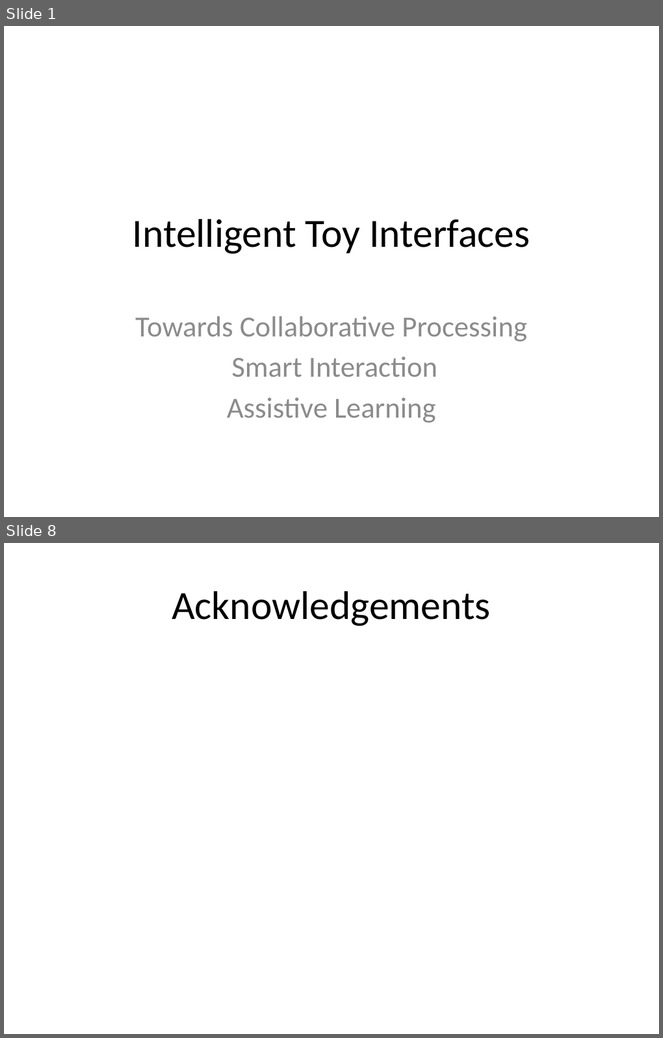
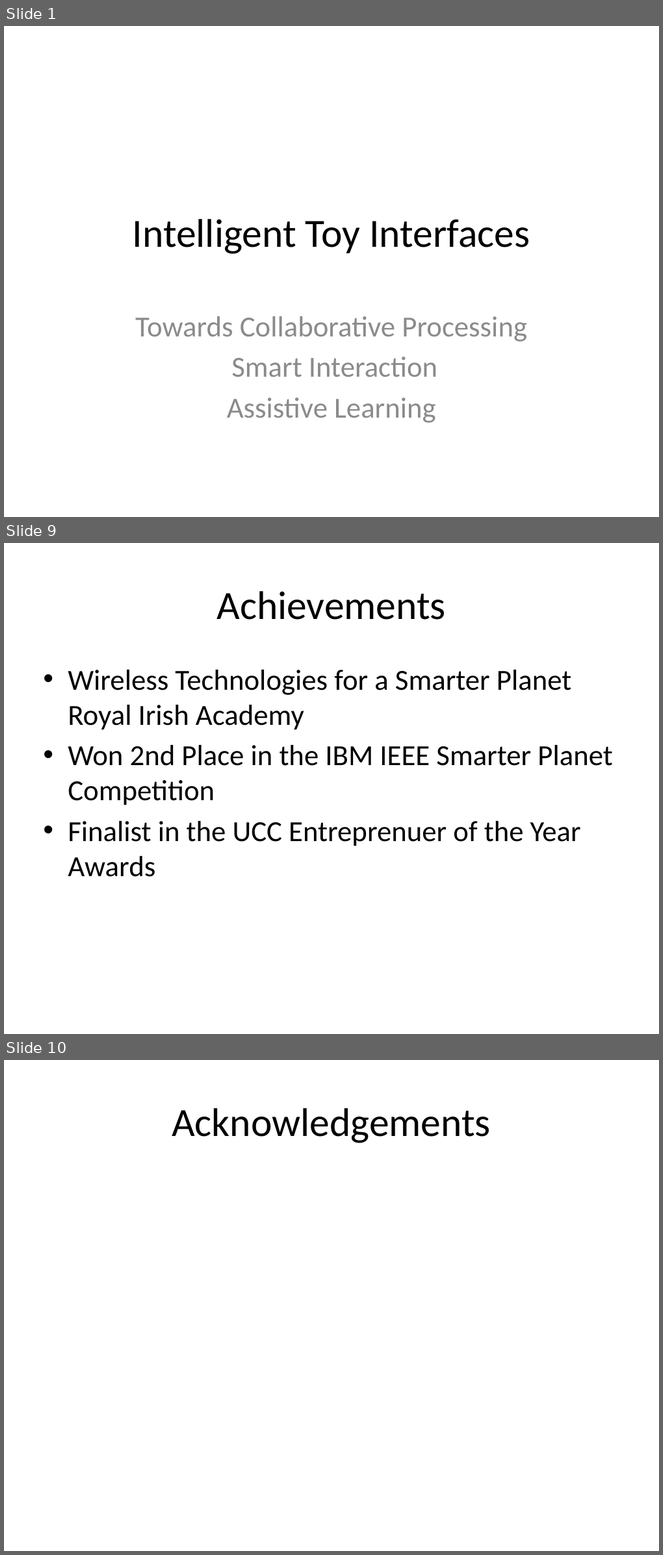
Before and after one commit to AlexJaeger/presfyp, a slide deck: midas/midas_pres.pptx. Shown one above the other, each under a label of ours: slides 1 and 8 before the commit, slides 1, 9 and 10 after it; the slides between them are not shown. The pictures are 663x1038 and 663x1555 pixels, drawn with LibreOffice and Linux fonts; fonts in the diff are those of the drawing. Boxes give left, top, right and bottom in pixels: in the first picture for what was removed or moved away, otherwise in the second. Text is boxed around its words. In the diff, an @@ line names an element or a change of style, - is before the commit and + after.

```diff
--- a/midas/midas_pres.pptx
+++ b/midas/midas_pres.pptx
@@ slide 9 added at (x1=4, y1=543, x2=659, y2=1034), background #FFFFFF @@
@@ title added at (x1=217, y1=591, x2=446, y2=620), 44 pt, text #000000 @@
+Achievements
@@ text added at (x1=68, y1=670, x2=612, y2=877), 32 pt, text #000000 @@
+• Wireless Technologies for a Smarter Planet Royal Irish Academy
+• Won 2nd Place in the IBM IEEE Smarter Planet Competition
+• Finalist in the UCC Entreprenuer of the Year Awards
@@ what was slide 8 is now slide 10 @@
```
Also in this commit, not shown: 4 slides changed, 3 other slides added, 2 slides removed.
